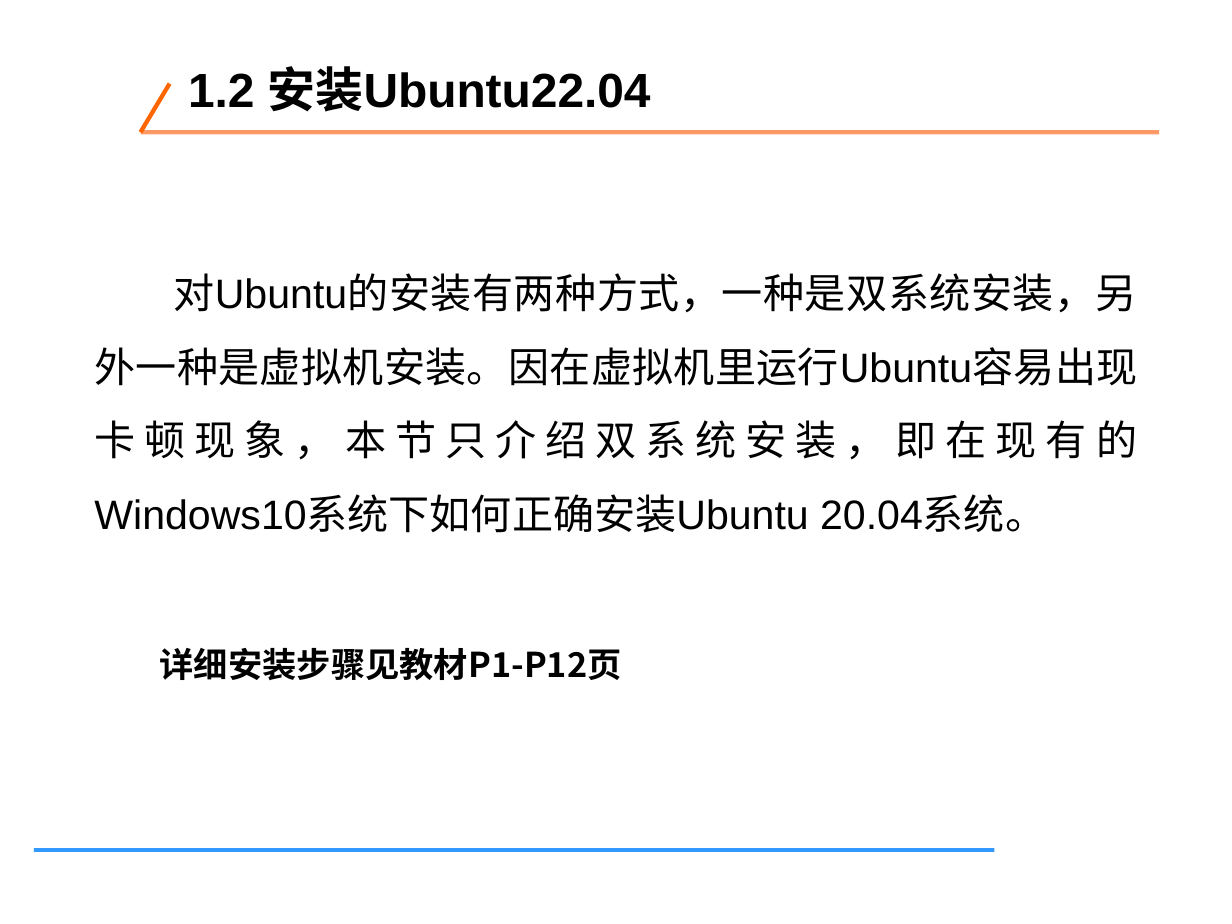
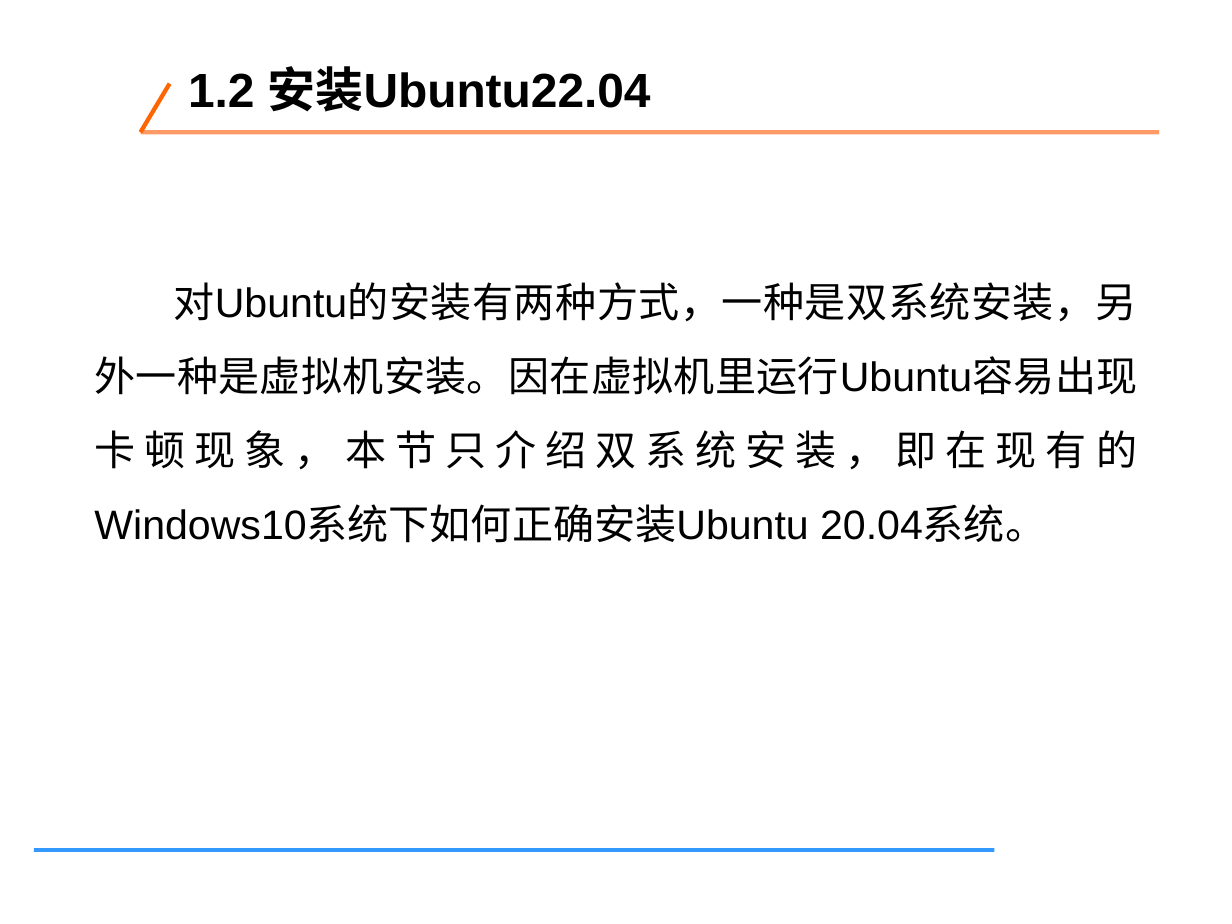
Before and after one commit to tcy1998/robotics-engineering-practice, a slide deck: slide 5 of downloads/week02-chapters-01-07.pptx. Drawn at 1232x924 pixels with LibreOffice and Linux fonts; fonts in the diff are those of the drawing. Boxes give left, top, right and bottom in pixels: in the first picture for what was removed or moved away, otherwise in the second. Text is boxed around its words. In the diff, an @@ line names an element or a change of style, - is before the commit and + after.

```diff
--- a/downloads/week02-chapters-01-07.pptx
+++ b/downloads/week02-chapters-01-07.pptx
@@ text "对Ubuntu的安装有两种方式，一种是双系统安装，另外一种是虚拟机安装。因在虚拟机里运行Ubuntu容易出现卡顿现象，本 ..." moved from (x1=94, y1=273, x2=1137, y2=680) to (x1=94, y1=282, x2=1137, y2=543) @@
@@ text at (x1=160, y1=648, x2=622, y2=680): paragraph removed @@
-详细安装步骤见教材P1-P12页
```
Also in this commit, not shown: 6 other slides changed, 13 slides removed, 1 other file.
